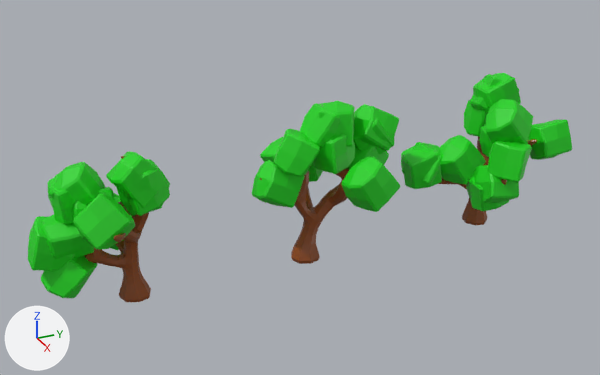
Before and after pictures for a commit that changed the FBX model Assets/Assets/Asset BG/tree.fbx.
Before and after are seen from a camera (50 mm lens) standing at (52.6, -24.1, 32.3) and looking at (-0.8, -0.1, 5.7). The axes (+X, +Y, +Z) are drawn at lower left. The lights are the same throughout.
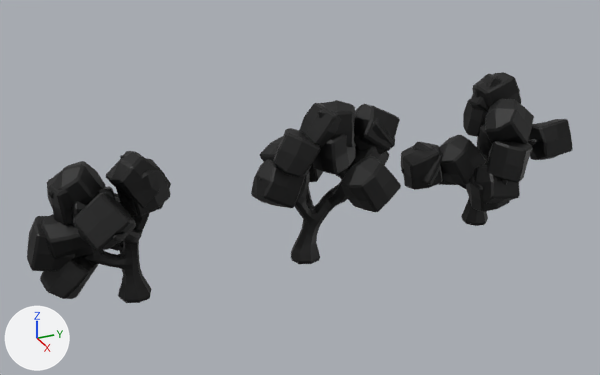
Pixel boxes [x1, y1, x2, y2] of what changed, in the pictures (600 x 375 px):
'Cube.002', reshaped
    before: [84, 156, 151, 302]
    after: [85, 155, 151, 303]
'Cube.002|Cube.001|Dupli|10', reshaped
    before: [73, 194, 135, 249]
    after: [73, 193, 136, 250]
'Cube|Cube.001|Dupli|11', reshaped
    before: [341, 157, 400, 212]
    after: [341, 156, 401, 212]
'Cube', reshaped
    before: [260, 168, 349, 264]
    after: [259, 169, 348, 264]
'Cube.003|Cube.001|Dupli|4', reshaped
    before: [485, 99, 533, 144]
    after: [485, 99, 534, 144]
'Cube|Cube.001|Dupli|6', reshaped
    before: [252, 160, 305, 208]
    after: [251, 160, 305, 208]
'Cube.002|Cube.001|Dupli|2', reshaped
    before: [106, 151, 165, 208]
    after: [106, 151, 166, 208]
'Cube.003|Cube.001|Dupli|8', reshaped
    before: [439, 135, 486, 184]
    after: [439, 135, 486, 185]
'Cube|Cube.001|Dupli|7', reshaped
    before: [274, 129, 320, 177]
    after: [273, 128, 321, 177]
'Cube.002|Cube.001|Dupli|6', reshaped
    before: [41, 256, 97, 298]
    after: [40, 256, 98, 299]
'Cube.003|Cube.001|Dupli|7', reshaped
    before: [487, 141, 532, 182]
    after: [487, 141, 532, 183]
'Cube.002|Cube.001|Dupli|4', reshaped
    before: [49, 162, 105, 206]
    after: [48, 161, 106, 206]
'Cube.003|Cube.001|Dupli|11', reshaped
    before: [528, 119, 572, 160]
    after: [528, 119, 573, 160]
'Cube.002|Cube.001|Dupli|7', reshaped
    before: [42, 215, 94, 259]
    after: [41, 214, 95, 259]
'Cube|Cube.001|Dupli|2', reshaped
    before: [354, 104, 399, 151]
    after: [354, 104, 400, 151]
'Cube.003|Cube.001|Dupli|10', reshaped
    before: [401, 143, 442, 189]
    after: [401, 143, 442, 190]
'Cube.002|Cube.001|Dupli|11', reshaped
    before: [28, 216, 75, 271]
    after: [27, 216, 75, 271]
'Cube|Cube.001|Dupli|3', reshaped
    before: [313, 134, 355, 174]
    after: [313, 134, 356, 175]
'Cube|Cube.001|Dupli|5', reshaped
    before: [300, 103, 341, 147]
    after: [299, 103, 341, 148]
'Cube.003|Cube.001|Dupli|6', reshaped
    before: [473, 165, 519, 203]
    after: [473, 165, 520, 203]
'Cube.003|Cube.001|Dupli|2', reshaped
    before: [473, 73, 521, 109]
    after: [472, 72, 521, 108]
'Cube.002|Cube.001|Dupli|', reshaped
    before: [127, 160, 170, 216]
    after: [126, 160, 171, 216]
'Cube|Cube.001|Dupli|4', reshaped
    before: [318, 101, 355, 146]
    after: [318, 100, 355, 147]
'Cube.002|Cube.001|Dupli|5', reshaped
    before: [47, 176, 75, 224]
    after: [47, 175, 75, 225]
'Cube.003', reshaped
    before: [439, 137, 537, 225]
    after: [439, 137, 537, 226]
'Cube.003|Cube.001|Dupli|', reshaped
    before: [464, 99, 488, 137]
    after: [463, 99, 487, 137]
'Cube.003|Cube.001|Dupli|5', reshaped
    before: [466, 176, 509, 211]
    after: [466, 176, 510, 212]
'Cube|Cube.001|Dupli|1', reshaped
    before: [353, 106, 395, 154]
    after: [354, 105, 395, 155]
'Cube.003|Cube.001|Dupli|9', reshaped
    before: [402, 142, 443, 185]
    after: [401, 142, 442, 185]
'Cube.003|Cube.001|Dupli|1', reshaped
    before: [470, 74, 519, 113]
    after: [469, 74, 520, 113]
'Cube|Cube.001|Dupli|', reshaped
    before: [347, 145, 389, 170]
    after: [347, 147, 389, 170]
'Cube.002|Cube.001|Dupli|1', reshaped
    before: [116, 159, 170, 216]
    after: [116, 159, 171, 216]
'Cube|Cube.001|Dupli|10', reshaped
    before: [260, 137, 283, 162]
    after: [260, 136, 283, 162]
'Cube.002|Cube.001|Dupli|3', reshaped
    before: [72, 187, 115, 227]
    after: [72, 186, 115, 227]
'Cube|Cube.001|Dupli|8', reshaped
    before: [308, 163, 323, 182]
    after: [309, 164, 323, 182]
'Cube.002|Cube.001|Dupli|8', reshaped
    before: [110, 197, 132, 250]
    after: [110, 197, 120, 251]
'Cube.002|Cube.001|Dupli|9', reshaped
    before: [113, 193, 120, 198]
    after: [114, 193, 119, 198]
part 1 of me_cube_005, added (black)
    after: [27, 72, 573, 299]
part 2 of me_cube_007, added (black)
    after: [439, 137, 537, 226]
part 3 of me_cube_006, added (black)
    after: [85, 155, 151, 303]
part 4 of me_cube_004, added (black)
    after: [259, 169, 348, 264]

Patch to the scene script:
```diff
--- a/Assets/Assets/Asset BG/tree.fbx.py
+++ b/Assets/Assets/Asset BG/tree.fbx.py
@@ mat_material_001 @@
+mat_material_001 = principled_material('Material.001')
+mat_material_001.base_color = (0.0, 0.0, 0.0)  # black #000000
@@ me_cube_005 @@
 me_cube_005.from_pydata(...)  # 57 vertices, 59 faces; spans x -1.34..1.18, y -1.15..1.17, z -1.06..1.09
 # used by ob_cube_cube_001_dupli_4; parent = ob_cube; location = (0.21, 4.067, 19.45); rotation_euler = (-1.263, 1.513, -1.571), in degrees (-72, 87, -90); scale = (2.38, 2.38, 2.38)
+# me_cube_005 part 1: the loose piece of 57 vertices spanning x -1.34..1.18, y -1.15..1.17, z -1.06..1.09 is copied, and the copy is scaled about its middle by 1.02, in mat_material_001 (black #000000); it spans x -1.37..1.21, y -1.18..1.2, z -1.09..1.12
 me_cube_005.materials.append(mat_material_002)
+me_cube_005.materials.append(mat_material_001)  # black #000000
@@ me_cube_004 @@
 # used by ob_cube; location = (0.0, 0.0, 0.0); scale = (0.554, 0.554, 0.554)
-me_cube_004.from_pydata(...)  # 762 vertices, 760 faces; spans x -10.5..9.3, y -6.7..10.5, z -0.5..20.1
+me_cube_004.from_pydata(...)  # 1524 vertices, 1520 faces; spans x -10.6..9.3, y -6.7..10.6, z -0.6..20.2
+# me_cube_004 part 4: a new loose piece of 762 vertices spanning x -10.6..9.3, y -6.7..10.6, z -0.6..20.2, in mat_material_001 (black #000000)
 me_cube_004.materials.append(mat_material)
+me_cube_004.materials.append(mat_material_001)  # black #000000
@@ me_cube_006 @@
 # used by ob_cube_002; location = (0.0, -13.64, 0.0); scale = (0.554, 0.554, 0.554)
-me_cube_006.from_pydata(...)  # 760 vertices, 758 faces; spans x -8.8..9.3, y -9.7..2.7, z -0.5..19.9
+me_cube_006.from_pydata(...)  # 1520 vertices, 1516 faces; spans x -8.8..9.4, y -9.8..2.8, z -0.6..20.0
+# me_cube_006 part 3: a new loose piece of 760 vertices spanning x -8.8..9.4, y -9.8..2.8, z -0.6..20.0, in mat_material_001 (black #000000)
 me_cube_006.materials.append(mat_material)
+me_cube_006.materials.append(mat_material_001)  # black #000000
@@ me_cube_007 @@
 # used by ob_cube_003; location = (0.0, 16.14, 0.0); rotation_euler = (0.0, 0.0, 1.017), in degrees (0, 0, 58); scale = (0.554, 0.554, 0.554)
-me_cube_007.from_pydata(...)  # 762 vertices, 760 faces; spans x -8.9..10.6, y -8.7..3.2, z -0.5..20.1
+me_cube_007.from_pydata(...)  # 1524 vertices, 1520 faces; spans x -9.0..10.6, y -8.8..3.2, z -0.6..20.2
+# me_cube_007 part 2: a new loose piece of 762 vertices spanning x -9.0..10.6, y -8.8..3.2, z -0.6..20.2, in mat_material_001 (black #000000)
 me_cube_007.materials.append(mat_material)
+me_cube_007.materials.append(mat_material_001)  # black #000000
```
